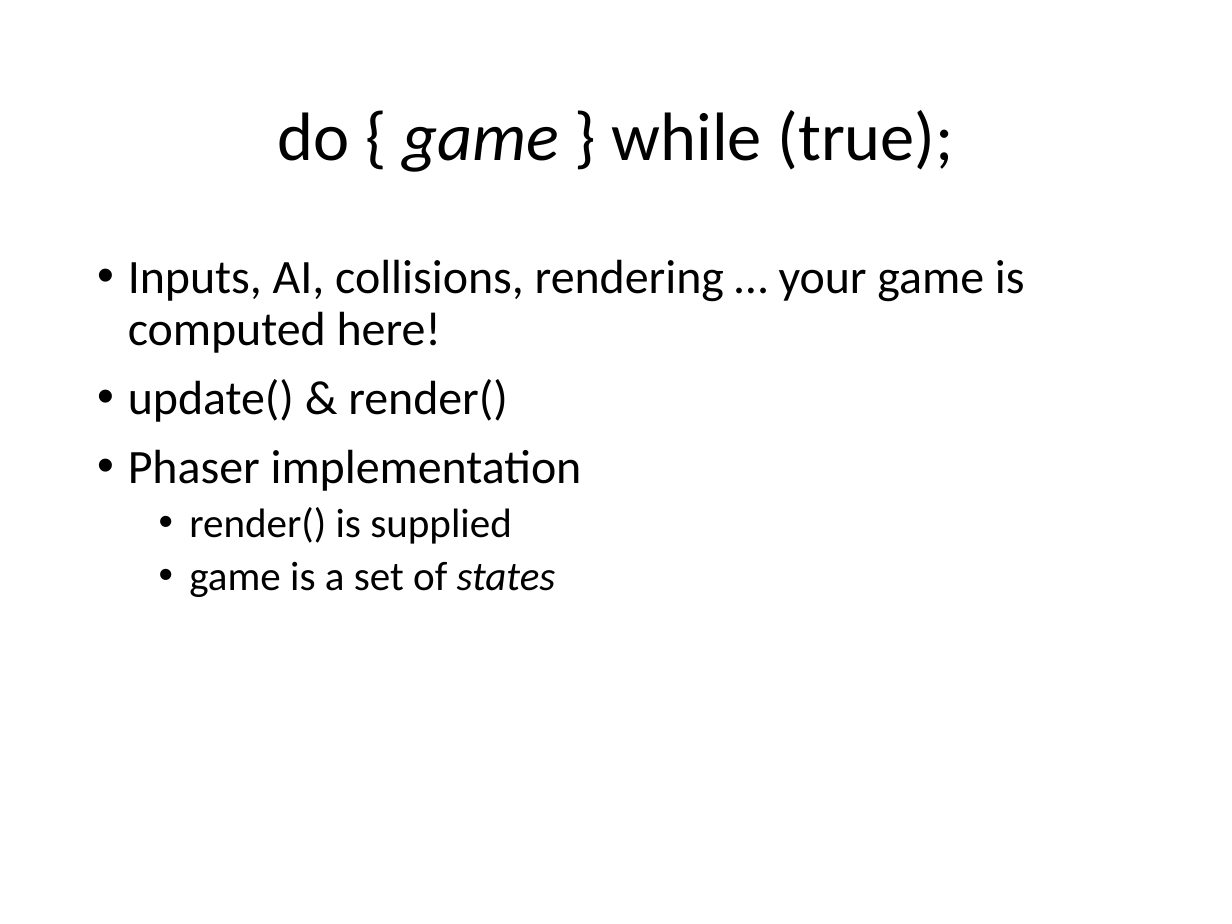
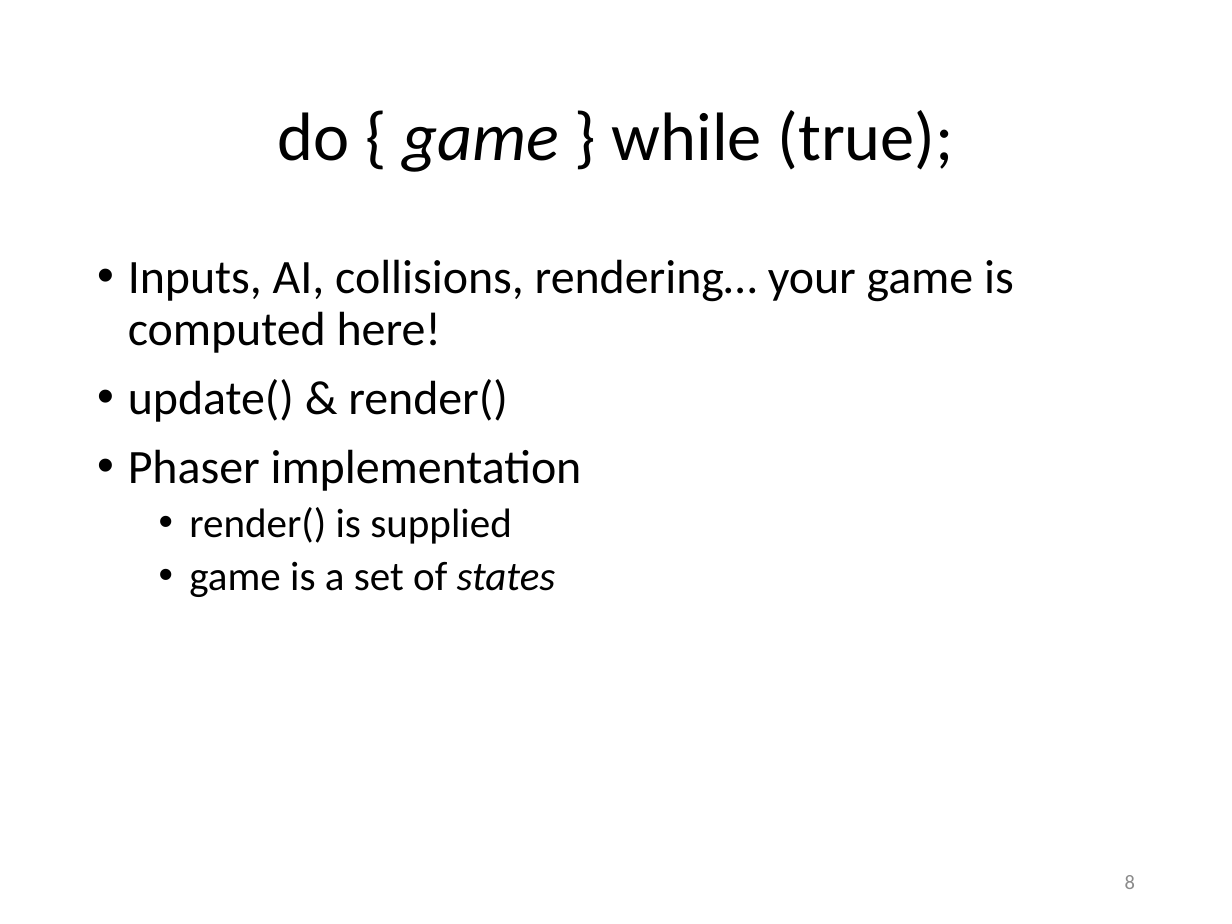
Before and after one commit to Lotti/codemotion2014, a slide deck: slide 8 of codemotion.pptx. Drawn at 1232x924 pixels with LibreOffice and Linux fonts; fonts in the diff are those of the drawing; background and template pictures are left out. Boxes give left, top, right and bottom in pixels: in the first picture for what was removed or moved away, otherwise in the second. Text is boxed around its words. In the diff, an @@ line names an element or a change of style, - is before the commit and + after.

Commit message:
missing deploy slides and collision slides

```diff
--- a/codemotion.pptx
+++ b/codemotion.pptx
@@ text at (x1=128, y1=259, x2=1014, y2=353): spaces changed @@
-• Inputs, AI, collisions, rendering … your game is computed here!
+• Inputs, AI, collisions, rendering… your game is computed here!
@@ page number added at (x1=1125, y1=875, x2=1135, y2=889), 12 pt, text #8C8C8C @@
+8
```
Also in this commit, not shown: 13 other slides changed, 8 slides added, 10 other files.
